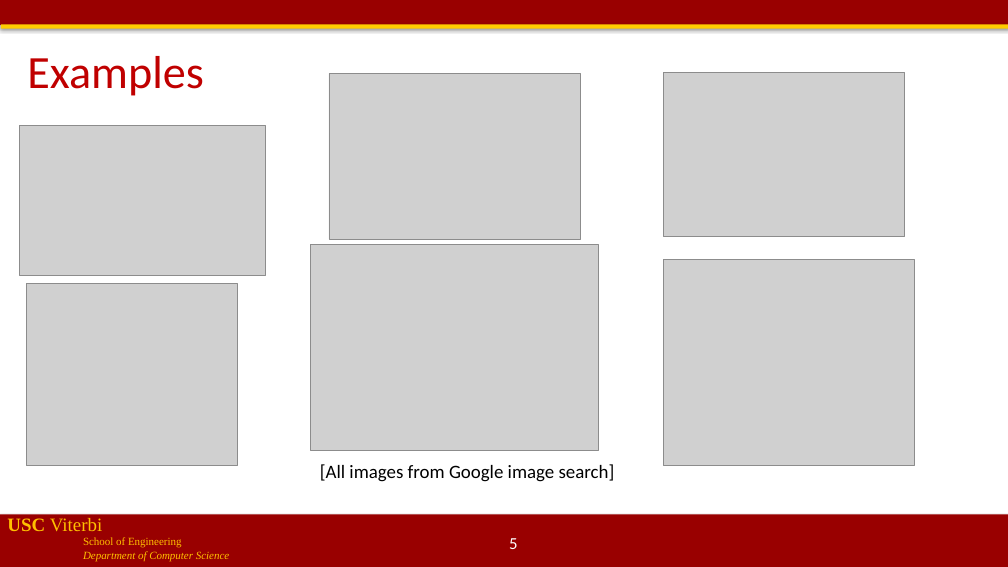
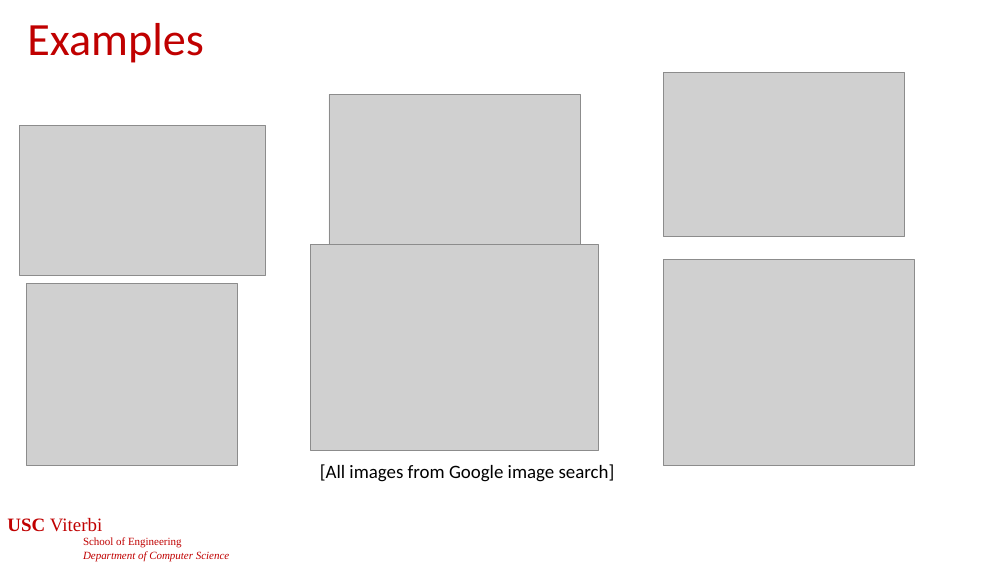
Before and after one commit to jdeshmukh/jdeshmukh.github.io, a slide deck: slide 5 of teaching/cs513slides/lecture0-Course-Intro.pptx. Drawn at 1008x567 pixels with LibreOffice and Linux fonts; fonts in the diff are those of the drawing; grey boxes stand for pictures; background and template pictures are left out. Boxes give left, top, right and bottom in pixels: in the first picture for what was removed or moved away, otherwise in the second. Text is boxed around its words. In the diff, an @@ line names an element or a change of style, - is before the commit and + after.

```diff
--- a/teaching/cs513slides/lecture0-Course-Intro.pptx
+++ b/teaching/cs513slides/lecture0-Course-Intro.pptx
@@ rectangle removed at bbox=[0, 0, 1008, 25] @@
@@ rectangle removed at bbox=[1, 24, 1008, 29] @@
@@ title "Examples": place and size @@
-title "Examples" at bbox=[27, 56, 204, 96]
+title "Examples" at bbox=[27, 23, 204, 63]
@@ picture: place and size @@
-picture at bbox=[329, 73, 580, 239]
+picture at bbox=[329, 95, 580, 260]
@@ text "USC Viterbi" at bbox=[7, 518, 229, 561]: text colour #FFC000 to #C00000 @@
@@ rectangle removed at bbox=[0, 515, 1008, 567] @@
```
Also in this commit, not shown: 19 other slides changed, 3 other files.
